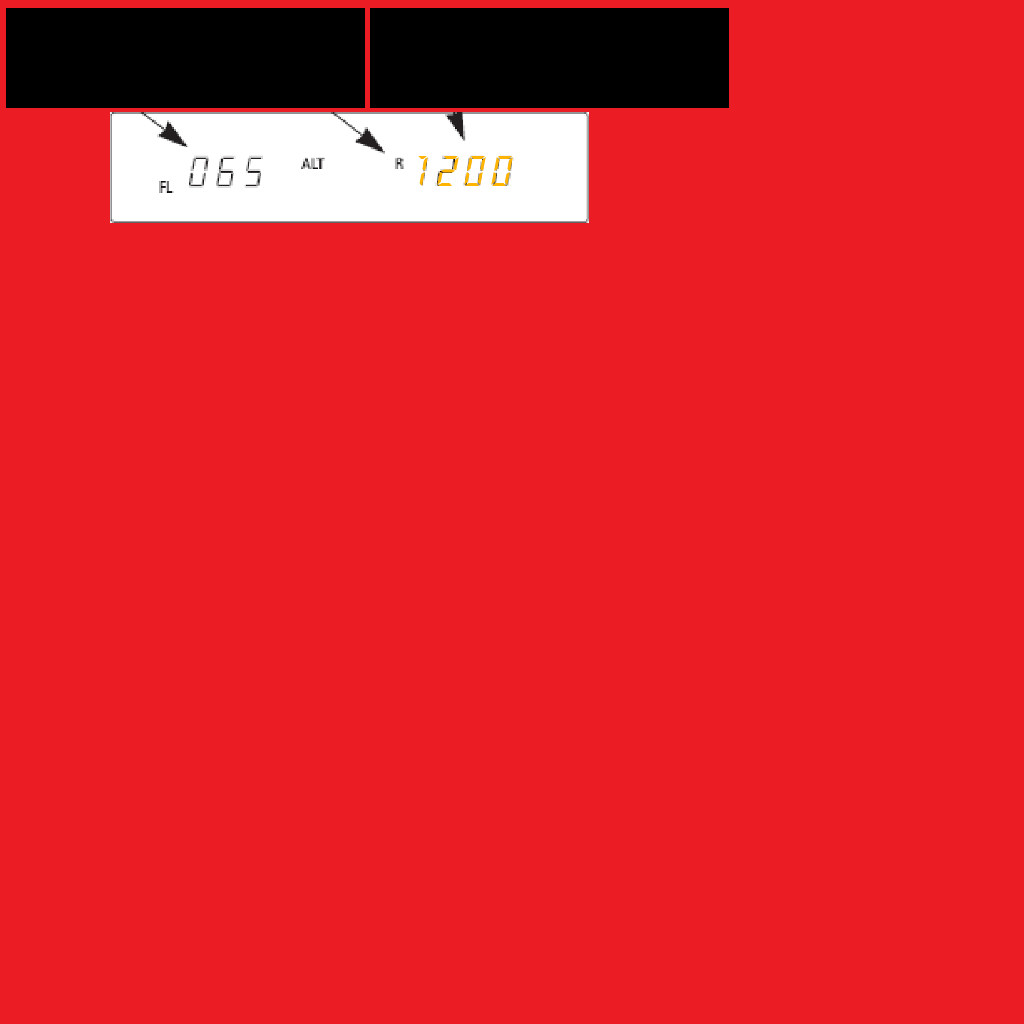
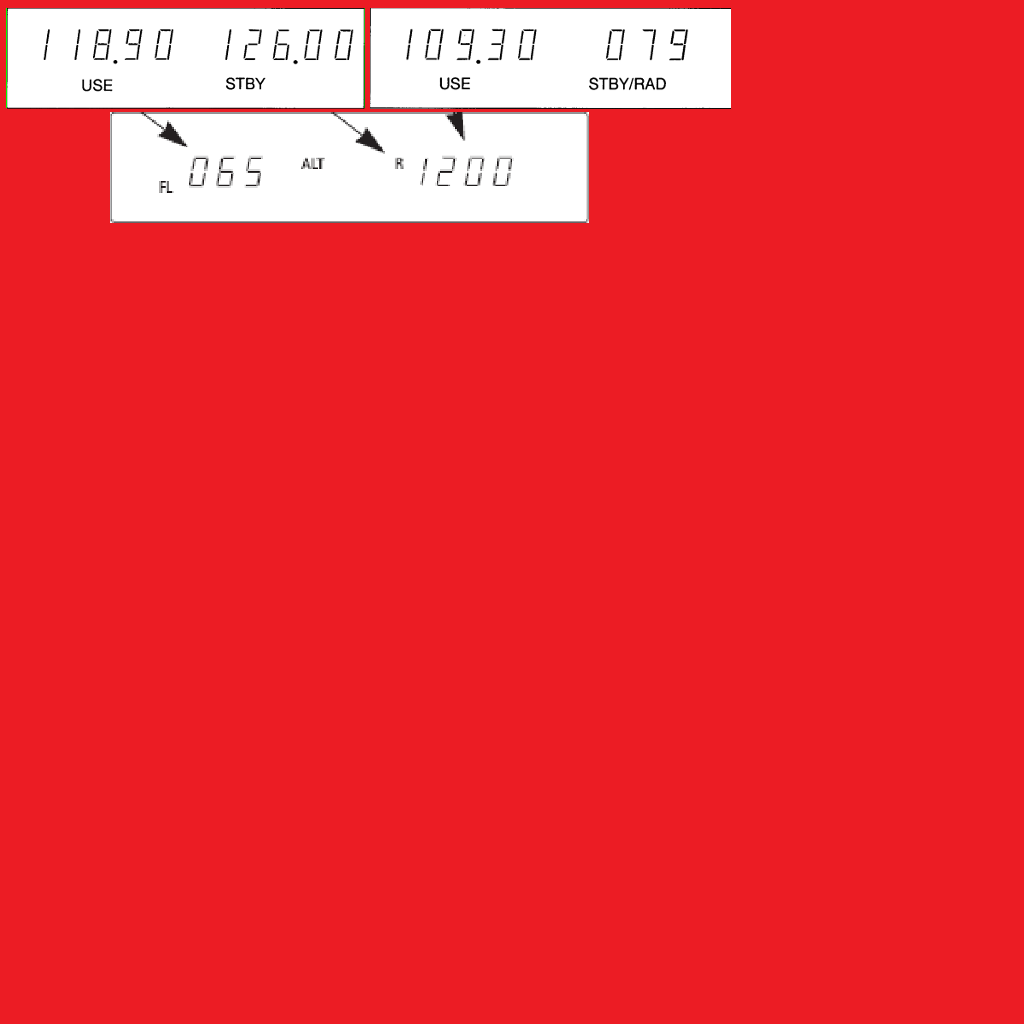
Layered file, before and after one edit (1024x1024). Changes by layer:
hid "1200" over [418, 156, 513, 186]
showed "KX-165.PNG #1" over [370, 8, 731, 109]
showed "KX-165.PNG" over [7, 8, 365, 109]
hid "Layer" over [6, 8, 729, 186]
